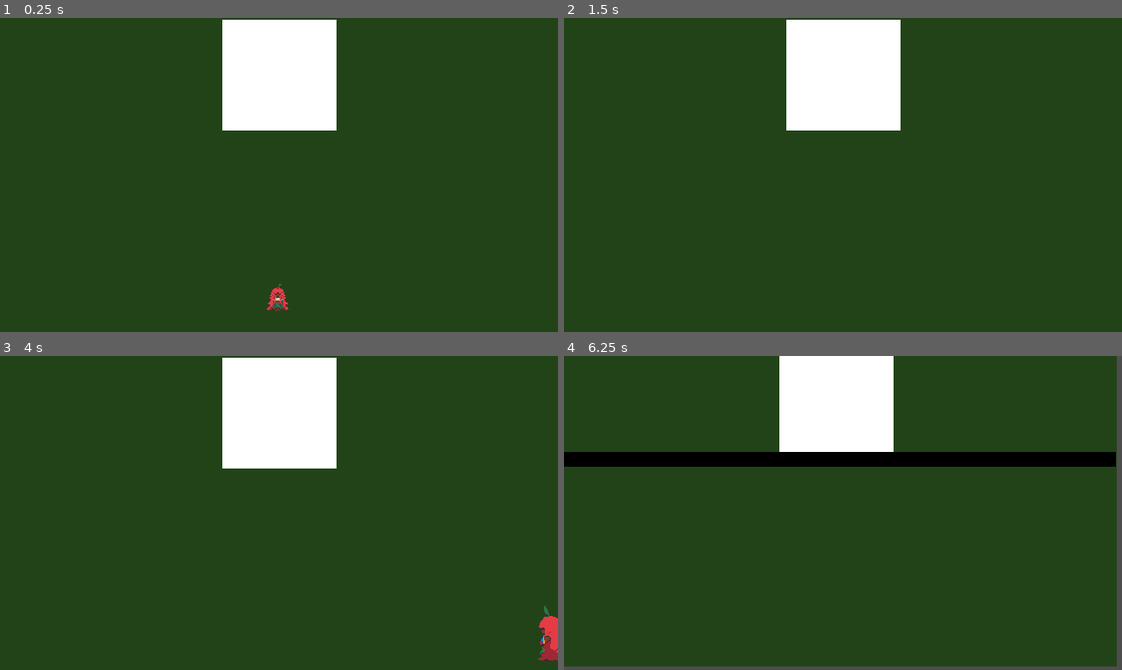
Above: before the commit, frames 1-4 (two rows, left to right).
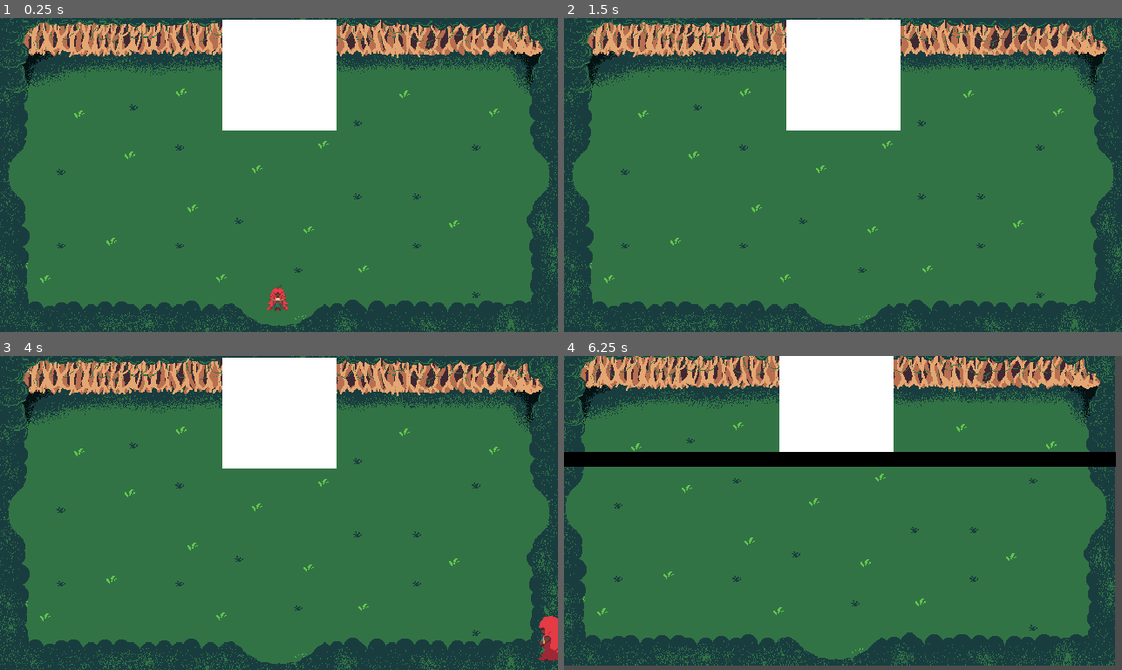
Above: after the commit, the same moments.

Repository: SamuelMTL/AmazonProject
Game: Godot game, scene res://Scenes/Dungeons/MataDaTerraFirme/BossRoom.tscn
Same seed, same stepped clock (60 frames per second), same inputs: the game is played once before the commit and once after it. This scene is started directly instead of the project's main scene. Sound files missing from this copy of the repository are replaced by a short silence.
Inputs (mouse positions are in pixels of both pictures, inside the frame that each line leads up to):
- Up to frame 1 (0.25 s): no input
- Up to frame 2 (1.5 s): tap Enter at 0.5 s; move the mouse to (965, 159) at 0.52 s; hold Right (ui_right) 0.53-1.28 s; tap R (BoitataPower) at 0.6 s; move the mouse to (731, 190) at 1.27 s; hold Down (ui_down) from 1.28 s (still down); tap Q (CurupiraPower) at 1.35 s
- Up to frame 3 (4 s): tap Space (dash) at 2, 3.5 s; move the mouse to (334, 443) at 2.02 s; release Down (ui_down) at 2.03 s; hold Right (ui_right) 2.03-2.78 s; tap H (Habilidades) at 2.1 s; tap Enter at 2.75 s; move the mouse to (251, 575) at 2.77 s; hold Up (ui_up) 2.78-3.53 s; tap E (IaraPower) at 2.85 s; move the mouse to (446, 560) at 3.52 s; hold Left (ui_left) from 3.53 s (still down); click (446, 560) at 3.6 s
- Up to frame 4 (6.25 s): move the mouse to (675, 465) at 4.27 s; tap Space (dash) at 4.35 s; move the mouse to (870, 513) at 5.02 s; release Left (ui_left) at 5.03 s; hold Down (ui_down) 5.03-5.78 s; tap 3 (equip_boleadeira) at 5.1 s; tap Enter at 5.75 s; move the mouse to (759, 434) at 5.77 s; hold Right (ui_right) from 5.78 s (still down); tap 2 (equip_lanca) at 5.85 s

The runs differ from the first frame. In frame 1, 93% of the frame differs, in the area x 0-100%, y 0-100%; in frame 2, 93%; in frame 3, 92%; in frame 4, 87%.

Commit message:
fundo provisório adicionado

Diff:
--- a/amazonproject/Scenes/Dungeons/MataDaTerraFirme/BossRoom.tscn
+++ b/amazonproject/Scenes/Dungeons/MataDaTerraFirme/BossRoom.tscn
@@ -1,9 +1,10 @@
-[gd_scene load_steps=5 format=3 uid="uid://dmrg8ca1oxk27"]
+[gd_scene load_steps=6 format=3 uid="uid://dmrg8ca1oxk27"]
 
 [ext_resource type="Script" path="res://Scenes/Dungeons/MataDaTerraFirme/boss_room.gd" id="1_5phhs"]
 [ext_resource type="Script" path="res://Scenes/Dungeons/MataDaTerraFirme/camera_2d.gd" id="2_mofn3"]
 [ext_resource type="PackedScene" uid="uid://dcnpjpoqff5ms" path="res://Components/PlayerComponent/Jogador.tscn" id="2_vafl1"]
 [ext_resource type="PackedScene" uid="uid://uainjgnhg6ty" path="res://Components/BossComponent/BossComponent.tscn" id="3_yb44t"]
+[ext_resource type="Texture2D" uid="uid://c02thxopc3ysg" path="res://assets/dungeon/Dungeon.png" id="4_vn0ry"]
 
 [node name="BossRoom" type="Node2D"]
 script = ExtResource("1_5phhs")
@@ -16,10 +17,10 @@
 z_index = 2
 position = Vector2(319, 320)
 
-[node name="ColorRect" type="ColorRect" parent="."]
-offset_right = 642.0
-offset_bottom = 361.0
-color = Color(0.135564, 0.264376, 0.0927717, 1)
+[node name="Sprite2D" type="Sprite2D" parent="."]
+position = Vector2(320, 180)
+scale = Vector2(1, 1.125)
+texture = ExtResource("4_vn0ry")
 
 [node name="BossComponent" parent="." instance=ExtResource("3_yb44t")]
 position = Vector2(321, 65)
